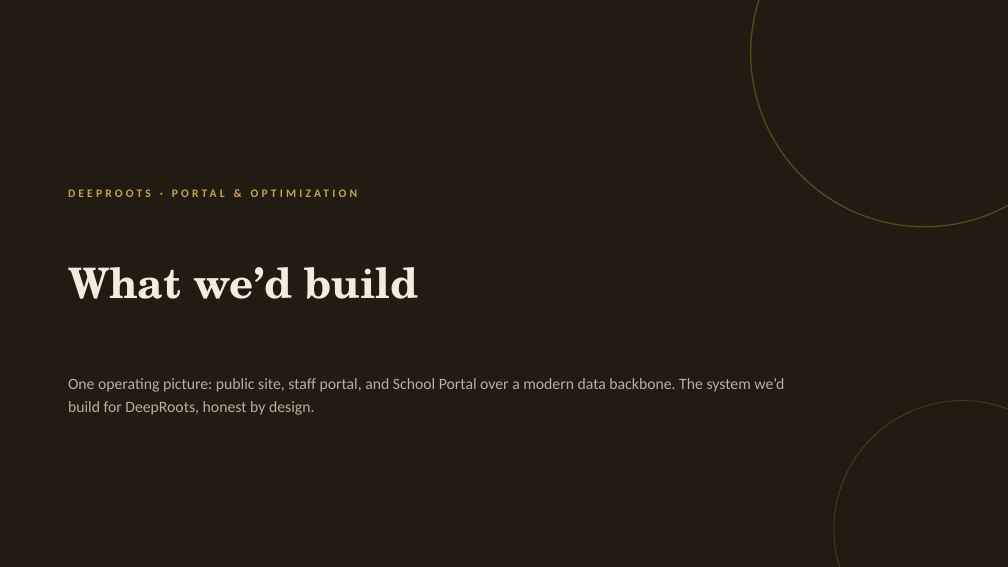
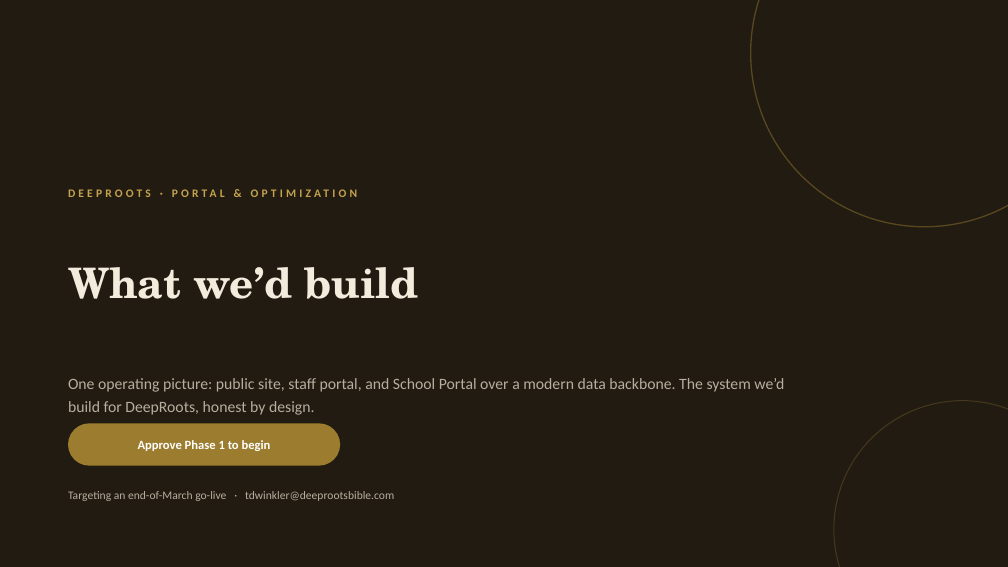
Before and after one commit to arkeo777/Rooted_for_the_Future, a slide deck: slide 29 of Rooted_for_the_Future.pptx. Drawn at 1008x567 pixels with LibreOffice and Linux fonts; fonts in the diff are those of the drawing. Boxes give left, top, right and bottom in pixels: in the first picture for what was removed or moved away, otherwise in the second. Text is boxed around its words. In the diff, an @@ line names an element or a change of style, - is before the commit and + after.

```diff
--- a/Rooted_for_the_Future.pptx
+++ b/Rooted_for_the_Future.pptx
@@ rounded rectangle added at <box>68,423,340,466</box>, fill #9C7C2E @@
@@ text added at <box>138,440,271,451</box>, 12 pt, text #FFFFFF, bold @@
+Approve Phase 1 to begin
@@ text added at <box>68,491,394,501</box>, 11 pt, text #B7AE9E @@
+Targeting an end-of-March go-live · tdwinkler@deeprootsbible.com
```
Also in this commit, not shown: 20 other slides changed, 2 other files.
